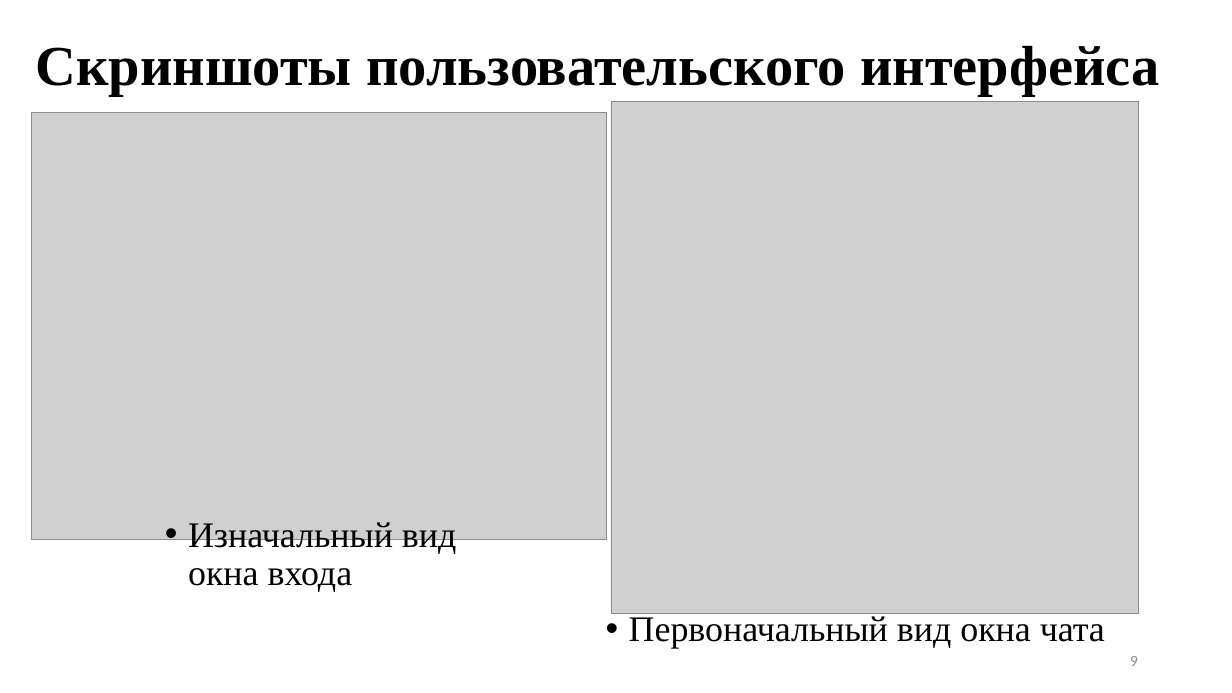
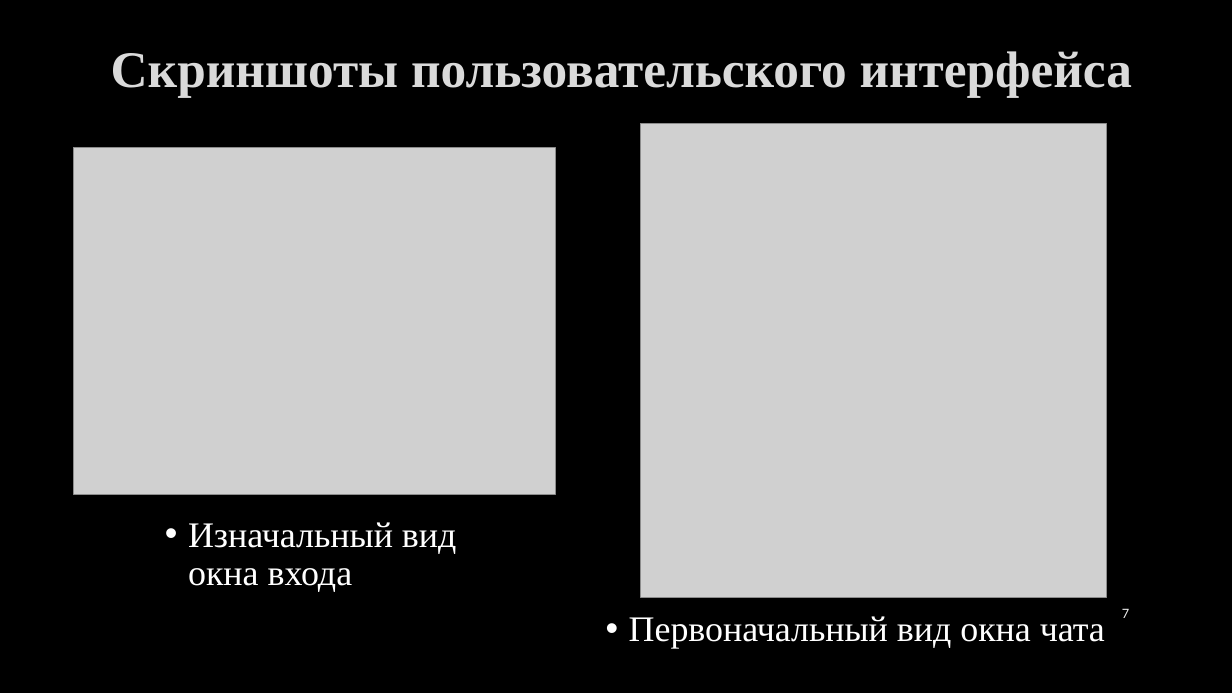
Before and after one commit to Pablo3sc0bar/KB_BMSTU, a slide deck: slide 7 of Презентация.pptx (slide 9 before the commit). Drawn at 1232x693 pixels with LibreOffice and Linux fonts; fonts in the diff are those of the drawing; grey boxes stand for pictures; background and template pictures are left out. Boxes give left, top, right and bottom in pixels: in the first picture for what was removed or moved away, otherwise in the second. Text is boxed around its words. In the diff, an @@ line names an element or a change of style, - is before the commit and + after.

```diff
--- a/Презентация.pptx
+++ b/Презентация.pptx
@@ background #FFFFFF to picture (left out) @@
@@ title "Скриншоты пользовательского интерфейса" at (x1=111, y1=51, x2=1132, y2=98): size 44 to 40 pt, text colour #000000 to #DADADA, letter outline none to #404040 0.75 pt; alignment left to centre; line spacing 0.9 to 1 @@
@@ picture resized from (x1=31, y1=113, x2=606, y2=541) to (x1=73, y1=147, x2=555, y2=494) @@
@@ picture resized from (x1=612, y1=102, x2=1140, y2=614) to (x1=640, y1=124, x2=1107, y2=597) @@
@@ text "Изначальный вид окна входа" at (x1=188, y1=522, x2=456, y2=592): text colour #000000 to #FFFFFF @@
@@ text "Первоначальный вид окна чата" at (x1=629, y1=616, x2=1105, y2=649): text colour #000000 to #FFFFFF @@
@@ page number added at (x1=1122, y1=608, x2=1129, y2=618), 10 pt, text #F2F2F2 @@
+7
@@ page number removed at (x1=1130, y1=656, x2=1138, y2=666) @@
-9
```
Also in this commit, not shown: 9 other slides changed, 1 slide added, 3 slides removed, 2 other files.
